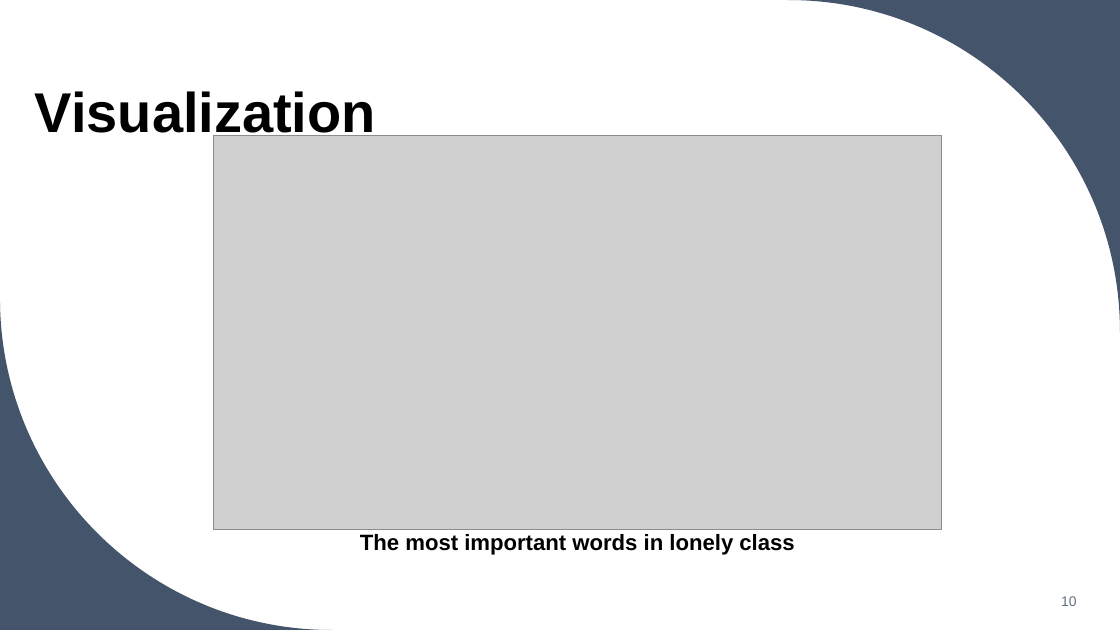
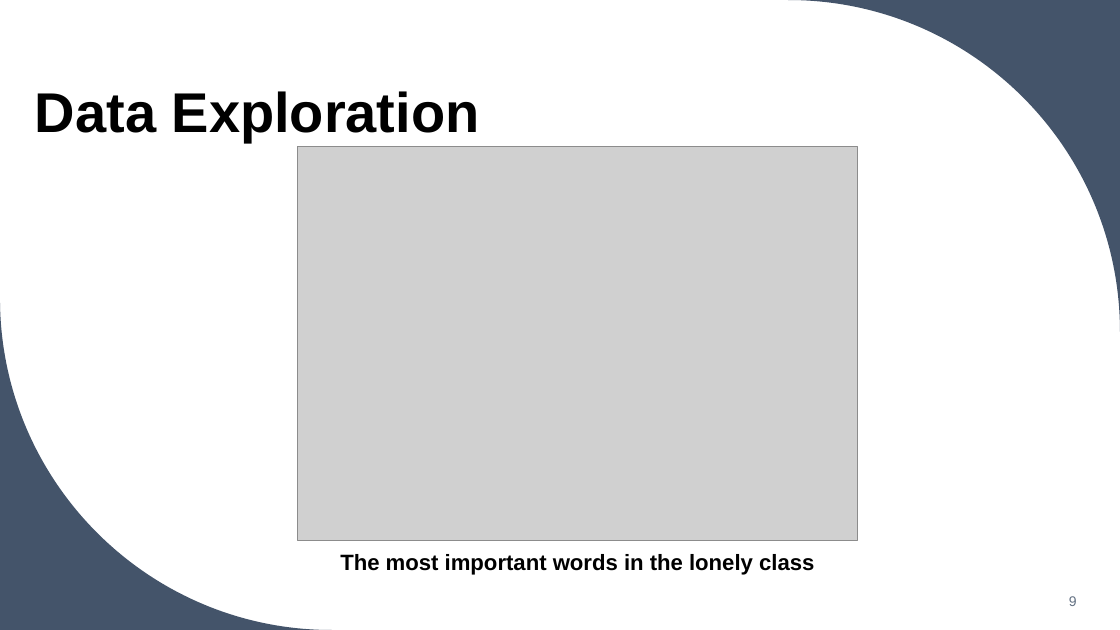
Before and after one commit to Fatmakaram97/Zep-task, a slide deck: slide 9 of Mental classes presentation.pptx (slide 10 before the commit). Drawn at 1120x630 pixels with LibreOffice and Linux fonts; fonts in the diff are those of the drawing; grey boxes stand for pictures. Boxes give left, top, right and bottom in pixels: in the first picture for what was removed or moved away, otherwise in the second. Text is boxed around its words. In the diff, an @@ line names an element or a change of style, - is before the commit and + after.

```diff
--- a/Mental classes presentation.pptx
+++ b/Mental classes presentation.pptx
@@ title at box(35, 91, 480, 142): text changed @@
-Visualization
+Data Exploration
@@ picture: place and size @@
-picture at box(213, 135, 942, 529)
+picture at box(297, 146, 858, 540)
@@ text at box(340, 554, 814, 575): text changed @@
-The most important words in lonely class
+The most important words in the lonely class
@@ page number at box(1069, 596, 1077, 606): text changed @@
-10
+9
```
Also in this commit, not shown: 5 other slides changed, 17 slides added, 16 slides removed, 2 other files.
